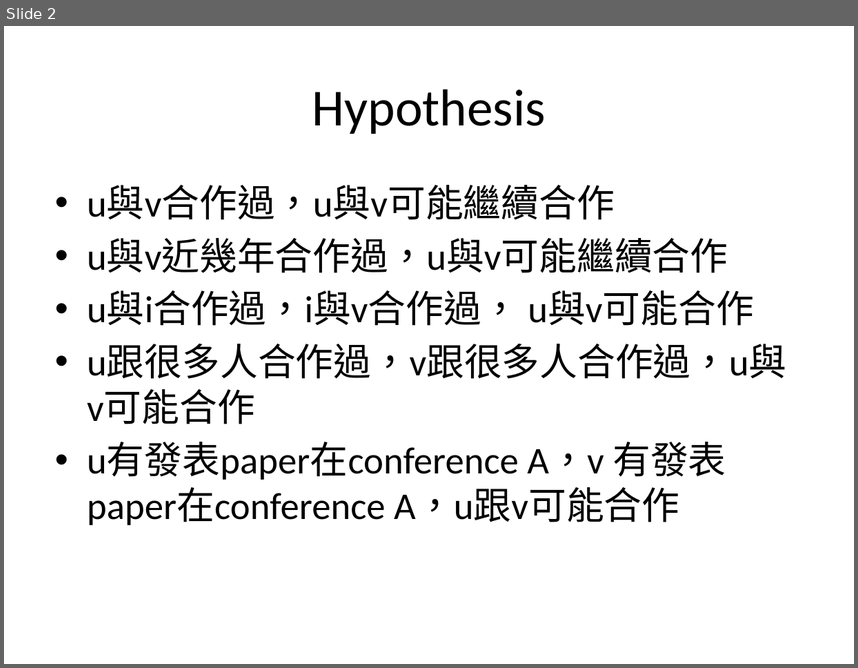
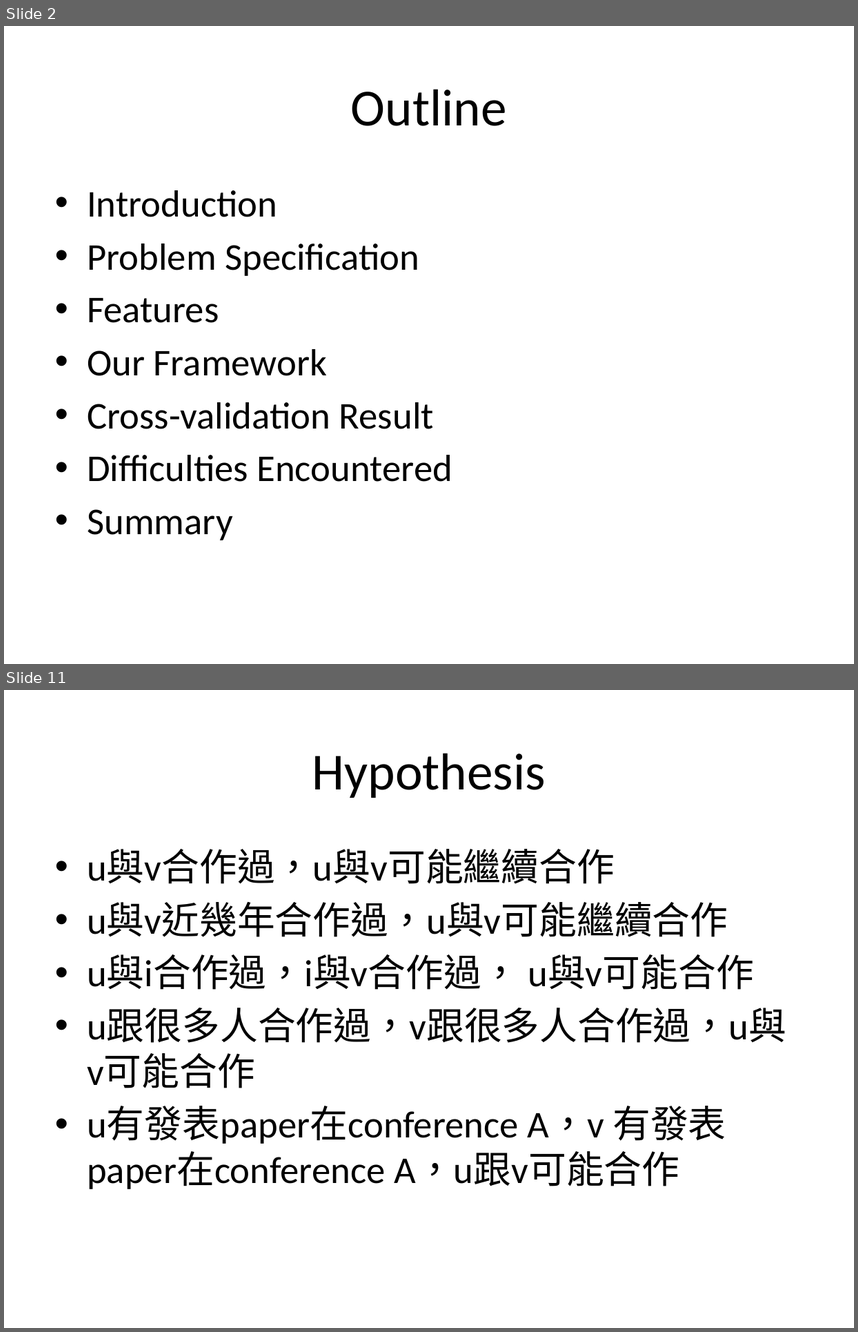
Before and after one commit to yftung7/2014_DM_Project, a slide deck: Project/Readme_v2.pptx. Shown one above the other, each under a label of ours: slide 2 before the commit, slides 2 and 11 after it; the slides between them are not shown. The pictures are 858x668 and 858x1332 pixels, drawn with LibreOffice and Linux fonts; fonts in the diff are those of the drawing. Boxes give left, top, right and bottom in pixels: in the first picture for what was removed or moved away, otherwise in the second. Text is boxed around its words. In the diff, an @@ line names an element or a change of style, - is before the commit and + after.

```diff
--- a/Project/Readme_v2.pptx
+++ b/Project/Readme_v2.pptx
@@ slide 2 added at (4,26,854,664), background #FFFFFF @@
@@ title added at (351,89,507,126), 44 pt, text #000000 @@
+Outline
@@ text added at (87,190,452,540), 32 pt, text #000000 @@
+• Introduction
+• Problem Specification
+• Features
+• Our Framework
+• Cross-validation Result
+• Difficulties Encountered
+• Summary
@@ what was slide 2 is now slide 11 @@
```
Also in this commit, not shown: 9 other slides added, 1 slide removed.
